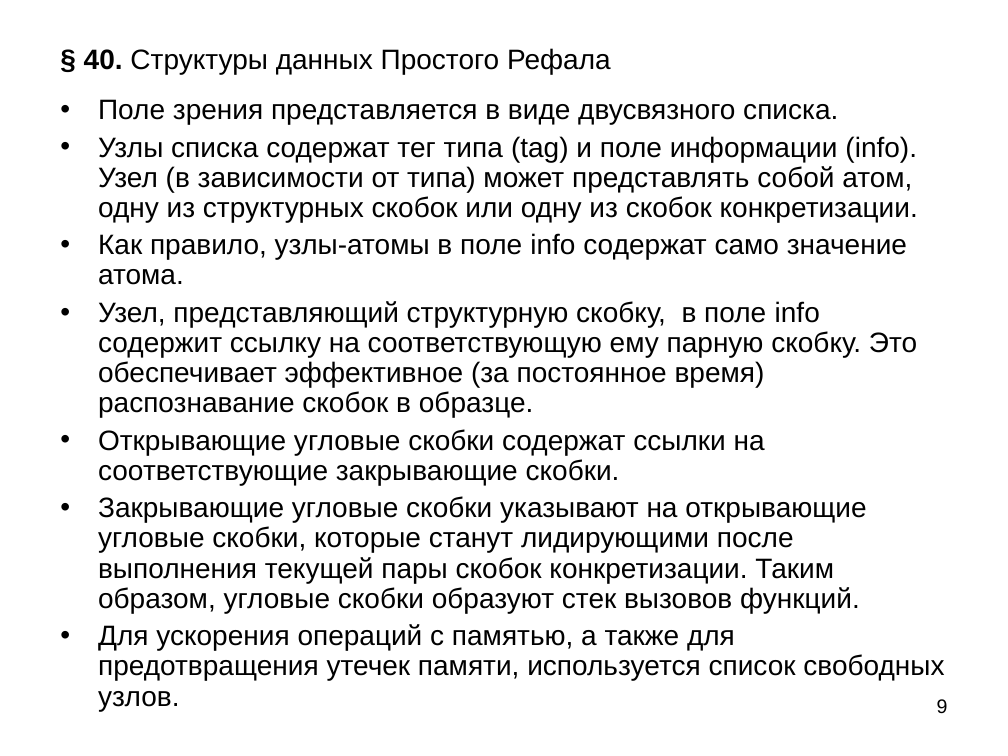
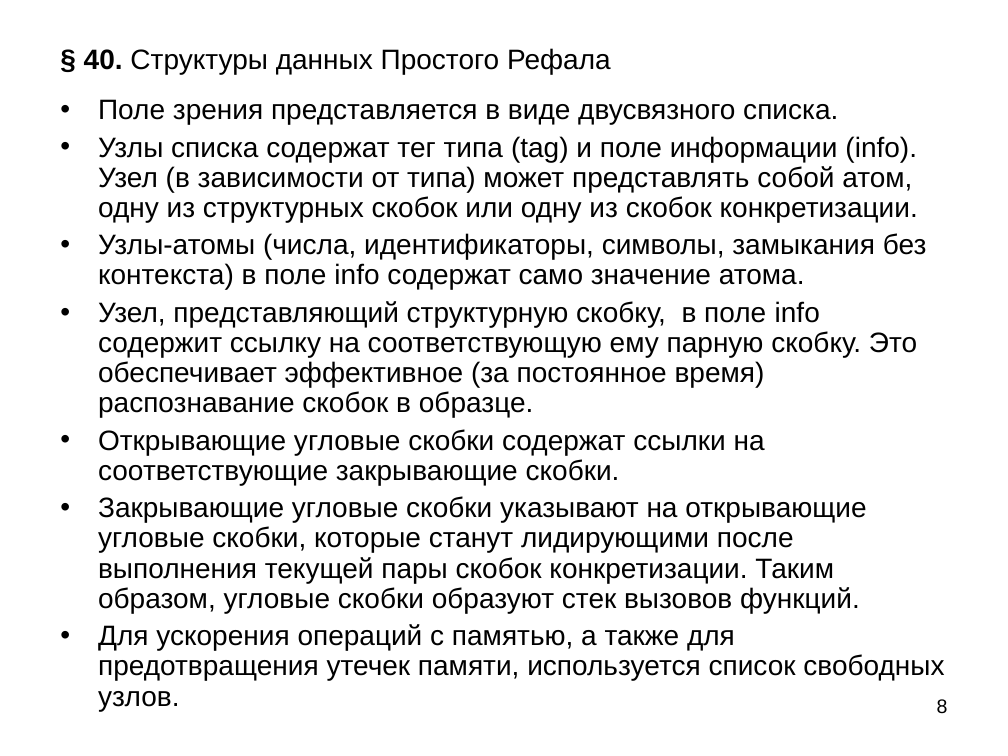
Before and after one commit to bmstu-iu9/refal-5-lambda, a slide deck: slide 8 of doc/Компилятор Простого Рефала.ppt (slide 9 before the commit). Drawn at 1008x756 pixels with LibreOffice and Linux fonts; fonts in the diff are those of the drawing. Boxes give left, top, right and bottom in pixels: in the first picture for what was removed or moved away, otherwise in the second. Text is boxed around its words. In the diff, an @@ line names an element or a change of style, - is before the commit and + after.

```diff
--- a/doc/Компилятор Простого Рефала.ppt
+++ b/doc/Компилятор Простого Рефала.ppt
@@ text at (98, 233, 927, 290): text changed @@
-• Как правило, узлы-атомы в поле info содержат само значение атома.
+• Узлы-атомы (числа, идентификаторы, символы, замыкания без контекста) в поле info содержат само значение атома.
@@ page number at (937, 699, 948, 714): text changed @@
-9
+8
```
Also in this commit, not shown: 9 other slides changed, 3 slides added, 5 slides removed, 4 other files.
